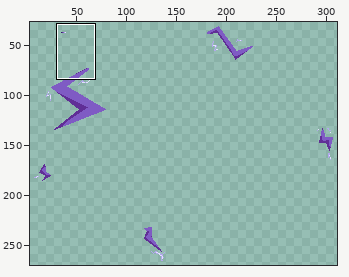
Pixel-art file, stored at sprites/portrait_final_exp_just_items.ase. The picture above shows the old version from afar; the outline marks the close-up.
Close-up. The starting point:
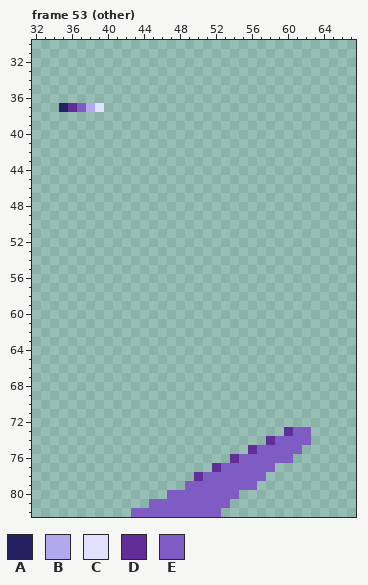
450x350 pixels, 58 frames. Shown: frame 53 (other): x 32..67, y 30..82. The wide view leaves out empty margins. The commit also changed other frames or places, which this record leaves out.
Palette (. is transparent): A #252060  B #b2a8ed  C #e3e0ff  D #602e96  E #7f5bc4
Pixels before, frame 53 (other), first column x 35:
37 ADEBC.......................
38 ............................
39 ............................
40 ............................
41 ............................
42 ............................
43 ............................
44 ............................
45 ............................
46 ............................
47 ............................
48 ............................
49 ............................
50 ............................
51 ............................
52 ............................
53 ............................
54 ............................
55 ............................
56 ............................
57 ............................
58 ............................
59 ............................
60 ............................
61 ............................
62 ............................
63 ............................
64 ............................
65 ............................
66 ............................
67 ............................
68 ............................
69 ............................
70 ............................
71 ............................
72 ............................
73 .........................DEE
74 .......................DEEEE
75 .....................DEEEEE.
76 ...................DEEEEEE..
77 .................DEEEEEE....
78 ...............DEEEEEEE.....
79 ..............EEEEEEEE......
80 ............EEEEEEEE........
81 ..........EEEEEEEEE.........
82 ........EEEEEEEEEE..........
New version:
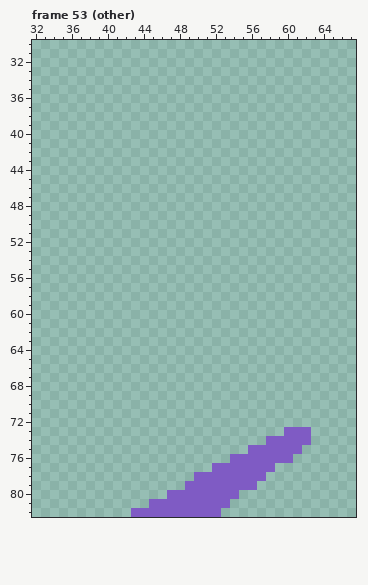
From old to new:
Frame 53 (other), layer "other/legendary spark":
y 37: x 35..39 ADEBC -> .....
y 73: x 60 D -> E
y 74: x 58 D -> E
y 75: x 56 D -> E
y 76: x 54 D -> E
y 77: x 52 D -> E
y 78: x 50 D -> E
Where, in picture pixels (left, top, right, bottom), the same in both close-ups:
erased: (59, 103, 104, 112)
changed: (194, 427, 293, 481)
